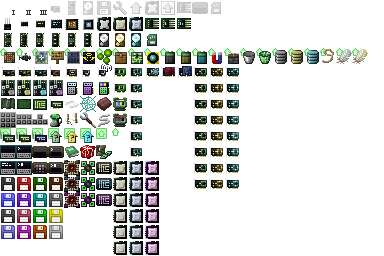
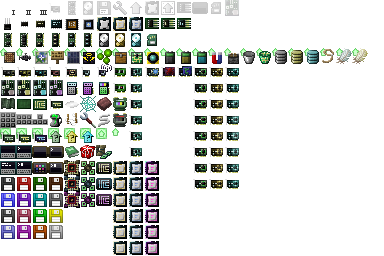
Comparing the layer stacks of the two w=384, h=256 images. Changes:
painted on "icons" (2nd of 2, in "icons") over [225, 0, 239, 16]
